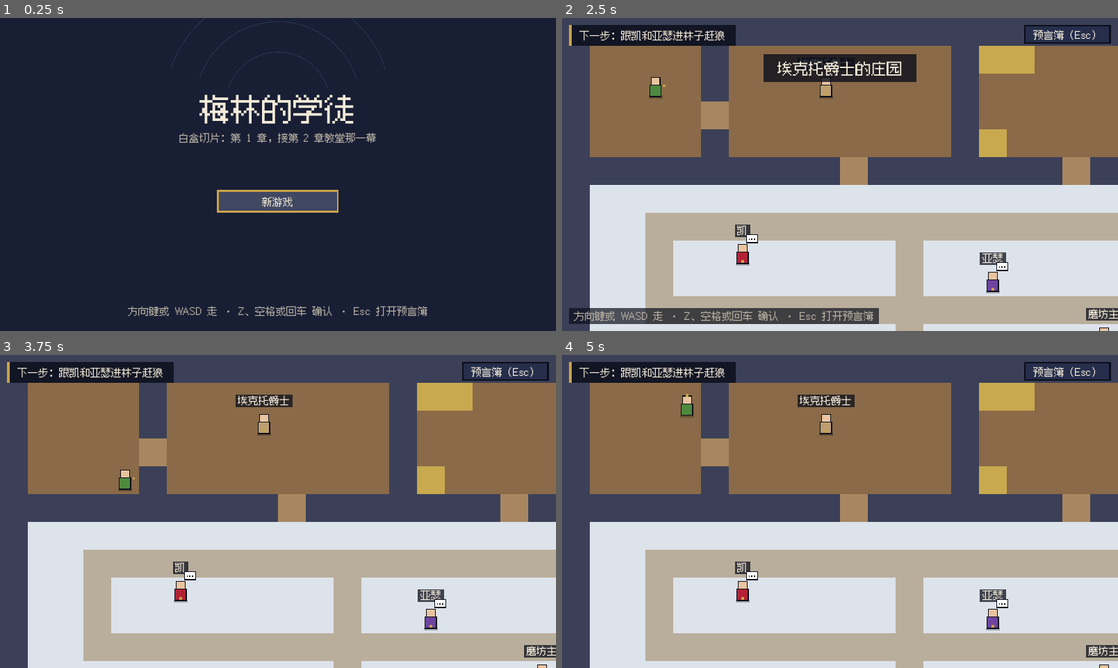
Above: before the commit, frames 1-4 (two rows, left to right).
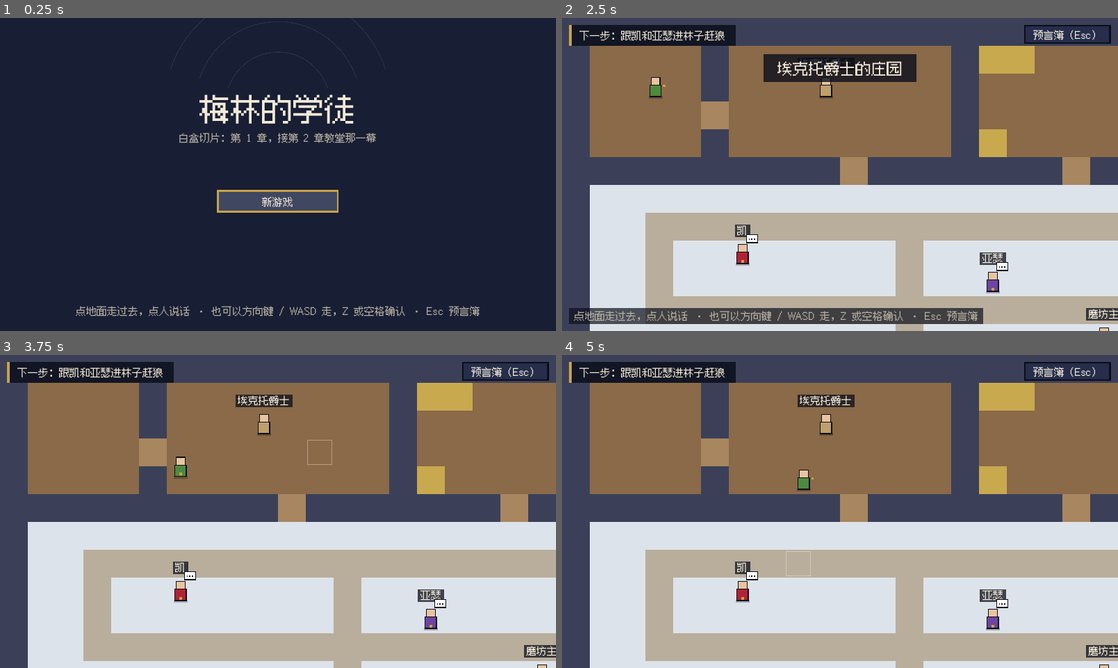
Above: after the commit, the same moments.

Repository: salt-byte/arthur-rpg
Game: Godot game, scene res://scenes/main.tscn
Same seed, same stepped clock (60 frames per second), same inputs: the game is played once before the commit and once after it.
Inputs (mouse positions are in pixels of both pictures, inside the frame that each line leads up to):
- Up to frame 1 (0.25 s): no input
- Up to frame 2 (2.5 s): click "预言簿（Esc）" at 0.5 s; click "新游戏" at 1.25 s; tap Enter (confirm) at 2 s; move the mouse to (962, 158) at 2.02 s; hold Right (move_right) from 2.03 s (still down); hold Enter (confirm) from 2.03 s (still down); click (962, 158) at 2.17 s; tap Space at 2.27 s
- Up to frame 3 (3.75 s): move the mouse to (166, 527) at 2.77 s; release Right (move_right) at 2.78 s; release Enter (confirm) at 2.78 s; hold Down (move_down) 2.78-3.53 s; tap Enter (confirm) at 2.85 s; click (166, 527) at 2.92 s; tap Space at 3.02 s; move the mouse to (333, 442) at 3.52 s; hold Right (move_right) from 3.53 s (still down); hold Enter (confirm) from 3.53 s (still down); tap Keypad Enter at 3.6 s; click (333, 442) at 3.67 s
- Up to frame 4 (5 s): move the mouse to (812, 574) at 4.27 s; release Right (move_right) at 4.28 s; release Enter (confirm) at 4.28 s; hold Up (move_up) from 4.28 s (still down); tap Z at 4.35 s; click (812, 574) at 4.42 s; tap Space at 4.52 s; tap Enter (confirm) at 4.55 s

The runs differ from the first frame. In frame 1, 1.3% of the frame differs, in the area x 13-87%, y 92-96%; in frame 2, 1.8%, in the area x 2-76%, y 92-98%; in frame 3, 0.3%; in frame 4, 0.3%.

Commit message:
点了有反应：地图点哪走哪、点人说话；战斗整列能点、选满自动开打
用户试玩反馈：点了没反应、回合应该自己结束。

Co-Authored-By: Claude Opus 5.5 <noreply@anthropic.com>
Claude-Session: https://claude.ai/code/session_01WhMn5RX2CXGXDcjqyesVnt

Diff:
--- a/content/strings/game_text.csv
+++ b/content/strings/game_text.csv
@@ -140,7 +140,7 @@
 ui_subtitle,白盒切片：第 1 章，接第 2 章教堂那一幕
 ui_new_game,新游戏
 ui_continue,继续
-ui_controls,方向键或 WASD 走 · Z、空格或回车 确认 · Esc 打开预言簿
+ui_controls,点地面走过去，点人说话 · 也可以方向键 / WASD 走，Z 或空格确认 · Esc 预言簿
 ui_next,下一步：{t}
 ui_book,预言簿
 ui_book_btn,预言簿（Esc）
@@ -167,8 +167,8 @@
 ui_mana,法力 {n}/{max}
 ui_end_turn,结束回合
 ui_clear,清空
-ui_queue_empty,给每个人选一个行动。选完血条上会显示打完剩多少；点「结束回合」才真的打出去。
-ui_pick_target,选一个目标（Esc 取消）
+ui_queue_empty,给每个人选一个行动，都选好就自动开打。选完血条上会先显示打完剩多少。
+ui_pick_target,点一个闪着金边的目标（Esc 取消）
 ui_no_mana,法力不够：要 {need} 点，还剩 {left} 点
 ui_no_interrupt,这回合没有敌人在蓄力或召唤
 ui_win,赢了
@@ -222,8 +222,8 @@
 st_charging,蓄力中
 ui_step1,① 看敌人头上的牌子
 ui_step2,② 给每人选一个行动
-ui_step3,③ 点「结束回合」
-ui_all_set,都排好了。点「结束回合」：你们按 ①②③ 先出手，然后敌人按牌子上的顺序出手。
+ui_step3,③ 你们先动，敌人后动
+ui_all_set,都选好了，马上开打：你们按 ①②③ 先出手，敌人再按牌子上的顺序出手。
 ui_plan_none,还没选
 ui_phase_ally,你们出手
 ui_phase_enemy,敌人出手
--- a/scripts/main.gd
+++ b/scripts/main.gd
@@ -188,7 +188,12 @@
 		"dialog":
 			if dbox.visible: dbox.handle(e)
 		"map":
-			if e.is_action_pressed("confirm"):
+			if e is InputEventMouseMotion:
+				world.hover_cell = world.cell_at_screen(e.position)
+			elif e is InputEventMouseButton and e.pressed and e.button_index == MOUSE_BUTTON_LEFT:
+				hud.show_controls = false
+				world.click_cell(world.cell_at_screen(e.position))
+			elif e.is_action_pressed("confirm"):
 				hud.show_controls = false
 				world.interact()
 			elif e.is_action_pressed("cancel"):
@@ -371,9 +376,11 @@
 	await _hold("move_down")
 	verify("input", world.player_cell != before, "按「下」以后学徒从 %s 走到 %s" % [before, world.player_cell])
 
-	# 找凯说话（按确认）
-	await _talk_npc("kay")
-	_expect(runner.visited("Kay"), "按确认和凯说话，跑了 Kay 节点")
+	# 找凯说话：鼠标点凯，学徒自己走过去开口
+	world.click_cell(_npc_cell("kay"))
+	await _until(func(): return runner.running, 20.0)
+	await _until(func(): return mode == "map" and not runner.running)
+	_expect(runner.visited("Kay"), "鼠标点凯：学徒走到他旁边，跑了 Kay 节点")
 	await _shot("map_manor")
 
 	# 进林子，碰上狼
@@ -469,7 +476,6 @@
 	battle_view._on_act("apprentice", "ward")
 	battle_view._on_target("kay")
 	await _shot("demo_3_all_planned")
-	battle_view._on_end_turn()
 	for i in 6:
 		await get_tree().create_timer(0.55).timeout
 		await _shot("demo_4_anim_%d" % i)
@@ -496,7 +502,7 @@
 	_plan("kay", "attack", "wolf_leader")
 	_plan("arthur", "attack", "wolf_leader")
 	_plan("apprentice", "ward", "kay")
-	battle_view._on_end_turn()
+	_expect(b.turn == 2, "三个人都排好就自动开打，进第 2 回合")
 	var texts := b.intents.map(func(it): return b.intent_text(it))
 	_expect("头狼 扑咬 → 亚瑟 5" in texts and "灰狼 咬 → 凯 3" in texts and "瘦狼 召唤 2" in texts,
 		"第 2 回合同时亮出「头狼 扑咬 → 亚瑟 5」「灰狼 咬 → 凯 3」「瘦狼 召唤 2」")
@@ -505,9 +511,8 @@
 	var arthur_hp: int = b.unit("arthur").hp
 	_plan("kay", "attack", "wolf_howler")
 	_plan("arthur", "attack", "wolf_howler")
+	await _shot("battle_planned")
 	_plan("apprentice", "ward", "arthur")
-	await _shot("battle_planned")
-	battle_view._on_end_turn()
 	var log_t := "\n".join(PackedStringArray(_last_report()))
 	_expect("瘦狼倒下，召唤作废" in log_t, "瘦狼在叫之前倒下，打印「瘦狼倒下，召唤作废」")
 	_expect(arthur_hp - b.unit("arthur").hp == 1, "亚瑟有护身，头狼那一口只挨 1 点")
@@ -515,7 +520,6 @@
 	_plan("kay", "attack", "wolf_leader")
 	_plan("arthur", "attack", "wolf_grey")
 	_plan("apprentice", "spark", "wolf_grey")
-	battle_view._on_end_turn()
 	_expect(b.result == "win" and b.turn == 3, "狼群 3 回合打赢（设计页 3–5 回合）")
 	await _shot("battle_win")
 	battle_view.end_btns[0].pressed.emit()
@@ -524,9 +528,8 @@
 	var b := battle_view.b
 	_expect(b.allies().size() == 1, "影子那一仗只有学徒一个人")
 	var first := b.intents.map(func(it): return b.intent_text(it))
-	# 第一次：不打断，第 2 回合挨 12 点倒下
+	# 第一次：不打断，第 2 回合挨 12 点倒下（只有一个人，排好就自动开打；第 2 回合什么都不排，点「结束回合」）
 	_plan("apprentice", "spark", "merlin_shadow")
-	battle_view._on_end_turn()
 	battle_view._on_end_turn()
 	var log_t := "\n".join(PackedStringArray(_last_report()))
 	_expect(b.result == "lose" and "梅林的影子 重劈 → 你：12 点" in log_t, "不打断：第 2 回合学徒挨 12 点、倒下")
@@ -537,24 +540,22 @@
 	_expect(first == again and b.turn == 1, "再来一次：第 1 回合的意图逐字一样（%s）" % ", ".join(PackedStringArray(again)))
 	# 第二次：第 1 回合打断
 	_plan("apprentice", "interrupt", "merlin_shadow")
-	battle_view._on_end_turn()
 	_expect("蓄力被打断，作废" in "\n".join(PackedStringArray(_last_report())), "第 1 回合打断：打印「蓄力……作废」")
 	_plan("apprentice", "spark", "merlin_shadow")
-	battle_view._on_end_turn()
 	_plan("apprentice", "interrupt", "merlin_shadow")
-	battle_view._on_end_turn()
 	_plan("apprentice", "spark", "merlin_shadow")
-	battle_view._on_end_turn()
 	_plan("apprentice", "spark", "merlin_shadow")
-	battle_view._on_end_turn()
 	_expect(b.result == "win", "打断两次、星火三次，5 回合打赢影子（第 %d 回合）" % b.turn)
 	battle_view.end_btns[0].pressed.emit()
 
 var _report_seen := []
 func _plan(who: String, act: String, target := "") -> void:
+	var b := battle_view.b
+	var turn0 := b.turn
 	battle_view._on_act(who, act)
 	if target != "": battle_view._on_target(target)
-	if battle_view.b.planned(who) == null:
+	# 排进去了，或者这一下排满了、已经自动开打（回合往前走了 / 分出胜负）
+	if b.planned(who) == null and b.turn == turn0 and b.result == "":
 		_expect(false, "排不进去：%s %s → %s" % [who, act, target])
 
 func _last_report() -> Array:
@@ -623,40 +624,10 @@
 
 ## 白盒用的寻路：只走空地，不踩出口、触发格和敌人，除非那就是终点
 func _path(t: Vector2i, adjacent: bool) -> Array:
-	var start := world.player_cell
-	var avoid := {}
-	for e in world.A.get("exits", []): avoid[Vector2i(int(e.cell[0]), int(e.cell[1]))] = true
-	for tr_ in world.A.get("triggers", []):
-		if cond(tr_.get("cond", "")): avoid[Vector2i(int(tr_.cell[0]), int(tr_.cell[1]))] = true
-	for s in world.spawns_here(): avoid[Vector2i(int(s.cell[0]), int(s.cell[1]))] = true
-	var goal := {}
-	if adjacent:
-		for d in World.DIRS.values(): goal[t + d] = true
-	else:
-		goal[t] = true
-	var prev := {start: start}
-	var q := [start]
-	var found = null
-	while not q.is_empty():
-		var c: Vector2i = q.pop_front()
-		if goal.has(c):
-			found = c
-			break
-		for d in World.DIRS.values():
-			var n: Vector2i = c + d
-			if prev.has(n) or world.blocked(n) or n.x < 0 or n.y < 0 or n.x >= world.W or n.y >= world.H: continue
-			if avoid.has(n) and not goal.has(n): continue
-			prev[n] = c
-			q.append(n)
-	if found == null:
-		_expect(false, "%s 里走不到 %s 旁边" % [world.area, t])
-		return []
-	var path := []
-	var c: Vector2i = found
-	while c != start:
-		path.push_front(c)
-		c = prev[c]
-	return path
+	var p := world.path_to(t, adjacent)
+	if p.is_empty() and not world._at_goal(t, adjacent):
+		_expect(false, "%s 里走不到 %s%s" % [world.area, t, " 旁边" if adjacent else ""])
+	return p
 
 func _press(action: String) -> void:
 	var ev := InputEventAction.new()
--- a/scripts/ui/battle_view.gd
+++ b/scripts/ui/battle_view.gd
@@ -148,6 +148,7 @@
 			if q != null and q.act == a:
 				_style_selected(bt)
 			bt.set_meta("hint", _act_hint(u.uid, a))
+			bt.set_meta("who", u.uid)
 			bt.focus_entered.connect(_set_hint.bind(bt))
 			bt.mouse_entered.connect(_set_hint.bind(bt))
 			act_btns.append(bt)
@@ -165,7 +166,7 @@
 		var focus: Button = _end_btn if _all_planned() else null
 		if focus == null:
 			for bt in act_btns:
-				if not bt.disabled:
+				if not bt.disabled and b.planned(bt.get_meta("who", "")) == null:
 					focus = bt
 					break
 		if focus: focus.grab_focus.call_deferred()
@@ -189,11 +190,18 @@
 	sb.content_margin_right = 12
 	bt.add_theme_stylebox_override("normal", sb)
 
+## 点选区域：敌人从头顶的牌子到血条整列都能点；我方从头顶到血条
+func _hit_rect(uid: String, p: Vector2) -> Rect2:
+	if b.unit(uid).side == "enemy":
+		return Rect2(p + Vector2(-68, -200), Vector2(136, 284))
+	return Rect2(p + Vector2(-80, -170), Vector2(160, 254))
+
 func _unit_button(uid: String, p: Vector2) -> void:
 	var bt := Button.new()
 	bt.flat = true
-	bt.position = p + Vector2(-52, -128)
-	bt.size = Vector2(104, 132)
+	var hr := _hit_rect(uid, p)
+	bt.position = hr.position
+	bt.size = hr.size
 	bt.focus_mode = Control.FOCUS_ALL
 	var empty := StyleBoxEmpty.new()
 	var ring := StyleBoxFlat.new()
@@ -241,13 +249,15 @@
 	if kind == "":
 		b.plan(uid, a)
 		_rebuild()
+		_maybe_auto_end()
 		return
 	targeting = {"who": uid, "act": a}
 	var valid := b.valid_targets(a)
 	for k in unit_btn:
 		unit_btn[k].disabled = not (k in valid)
 	for bt in act_btns: bt.disabled = true
-	hint = UIKit.t("ui_pick_target")
+	_end_btn.disabled = true
+	hint = "%s · %s：%s" % [b.unit(uid).name, _act_label(a).split("  ")[0], UIKit.t("ui_pick_target")]
 	_refresh_hint()
 	if not valid.is_empty(): unit_btn[valid[0]].grab_focus()
 	stage.queue_redraw()
@@ -257,6 +267,18 @@
 	b.plan(targeting.who, targeting.act, uid)
 	targeting = {}
 	_rebuild()
+	_maybe_auto_end()
+
+## 活着的人都排好了，就自动开打（用户：「结束回合这些不是应该它自己结束吗」）。
+## 「结束回合」按钮留着，给只想让一部分人动的时候用。
+func _maybe_auto_end() -> void:
+	if mode != "plan" or not _all_planned(): return
+	if auto:
+		_on_end_turn()
+		return
+	await _wait(0.5)
+	if mode == "plan" and _all_planned():
+		_on_end_turn()
 
 func cancel_target() -> void:
 	if targeting.is_empty(): return
@@ -418,6 +440,12 @@
 	for it in intents:
 		if b.unit(it.uid) == null: continue
 		_intent_plate(it, _pos_of(it.uid))
+	if not targeting.is_empty():
+		var pulse := 0.5 + 0.5 * sin(_t * 7.0)
+		for uid in b.valid_targets(targeting.act):
+			var r := _hit_rect(uid, _pos_of(uid))
+			ci.draw_rect(r, Color(UIKit.GOLD, 0.12 + 0.12 * pulse))
+			ci.draw_rect(r, Color(UIKit.GOLD, 0.6 + 0.4 * pulse), false, 4.0)
 	for f in _floats:
 		if f.t < 0.0: continue
 		var p := _pos_of(f.uid) + Vector2(0, -40 - f.t * 50.0)
--- a/scripts/world.gd
+++ b/scripts/world.gd
@@ -29,6 +29,8 @@
 var player: Node2D
 var _t := 0.0
 var _last_trigger := Vector2i(-1, -1)
+var hover_cell := Vector2i(-1, -1)   # 鼠标停在哪一格
+var _walk_id := 0                    # 点地面走路：新的一下点击取消上一条路
 
 func _ready() -> void:
 	M = Data.t("maps")
@@ -142,6 +144,7 @@
 
 func _has_glow() -> bool:
 	if area == "": return false
+	if hover_cell.x >= 0: return true
 	for w in Data.t("overworld").get("water_spots", []):
 		if w.area == area and water_glows(w): return true
 	return not markers().is_empty()
@@ -173,6 +176,86 @@
 		moving = false
 		_arrive(n))
 	return true
+
+## 屏幕上的一点是地图上的哪一格
+func cell_at_screen(pos: Vector2) -> Vector2i:
+	var wp := get_canvas_transform().affine_inverse() * pos
+	return Vector2i(floori(wp.x / cs), floori(wp.y / cs))
+
+## 能不能点：人、发光或不发光的水面、敌人，算「点了有事」
+func clickable(c: Vector2i) -> bool:
+	return npc_at(c) != null or water_at(c) != null or spawn_at(c) != null
+
+## 鼠标或手指点了地图上的一格：空地就走过去；人和水面走到旁边再说话 / 看；敌人走到旁边就开打
+func click_cell(c: Vector2i) -> void:
+	if c.x < 0 or c.y < 0 or c.x >= W or c.y >= H: return
+	_walk_id += 1
+	var my := _walk_id
+	var kind := ""
+	if npc_at(c) != null or water_at(c) != null: kind = "talk"
+	elif spawn_at(c) != null: kind = "fight"
+	elif blocked(c): return
+	var path := path_to(c, kind != "")
+	for n in path:
+		while moving: await get_tree().process_frame
+		if my != _walk_id or not main.can_move(): return
+		if not step(n - player_cell): return
+	while moving: await get_tree().process_frame
+	if my != _walk_id or not main.can_move() or kind == "": return
+	var d := c - player_cell
+	if absi(d.x) + absi(d.y) != 1: return
+	if kind == "fight":
+		step(d)
+	else:
+		facing = d
+		player.queue_redraw()
+		interact()
+
+## 寻路：只走空地；出口、敌人、触发格只在它就是终点时才踩（触发格挡住唯一的路时也踩，比如阁楼门口）
+func path_to(t: Vector2i, adjacent: bool) -> Array:
+	var p := _bfs(t, adjacent, true)
+	if p.is_empty() and not _at_goal(t, adjacent): p = _bfs(t, adjacent, false)
+	return p
+
+func _at_goal(t: Vector2i, adjacent: bool) -> bool:
+	var d := t - player_cell
+	return (absi(d.x) + absi(d.y) == 1) if adjacent else (d == Vector2i.ZERO)
+
+func _bfs(t: Vector2i, adjacent: bool, avoid_triggers: bool) -> Array:
+	var start := player_cell
+	var avoid := {}
+	for e in A.get("exits", []): avoid[Vector2i(int(e.cell[0]), int(e.cell[1]))] = true
+	if avoid_triggers:
+		for tr_ in A.get("triggers", []):
+			if main.cond(tr_.get("cond", "")): avoid[Vector2i(int(tr_.cell[0]), int(tr_.cell[1]))] = true
+	for s in spawns_here(): avoid[Vector2i(int(s.cell[0]), int(s.cell[1]))] = true
+	var goal := {}
+	if adjacent:
+		for d in DIRS.values(): goal[t + d] = true
+	else:
+		goal[t] = true
+	if goal.has(start): return []
+	var prev := {start: start}
+	var q := [start]
+	var found = null
+	while not q.is_empty():
+		var c: Vector2i = q.pop_front()
+		if goal.has(c):
+			found = c
+			break
+		for d in DIRS.values():
+			var n: Vector2i = c + d
+			if prev.has(n) or n.x < 0 or n.y < 0 or n.x >= W or n.y >= H or blocked(n): continue
+			if avoid.has(n) and not goal.has(n): continue
+			prev[n] = c
+			q.append(n)
+	if found == null: return []
+	var path := []
+	var c: Vector2i = found
+	while c != start:
+		path.push_front(c)
+		c = prev[c]
+	return path
 
 ## 测试和传送用：直接站到某一格
 func place(c: Vector2i, face := Vector2i(0, 1)) -> void:
@@ -317,6 +400,12 @@
 			_name_tag(nm, c + Vector2(0, -cs * 0.72), UIKit.CREAM)
 		if n.get("node", "") != "" and not main.runner.visited(n.node):
 			_bubble(c + Vector2(cs * 0.34, -cs * 0.5))
+	if hover_cell.x >= 0 and main != null and main.mode == "map":
+		var hr := Rect2(hover_cell.x * cs, hover_cell.y * cs, cs, cs)
+		if clickable(hover_cell):
+			draw_rect(hr.grow(-2), UIKit.GOLD, false, 4.0)
+		elif not blocked(hover_cell):
+			draw_rect(hr.grow(-4), Color(1, 1, 1, 0.35), false, 2.0)
 	# 任务标记：金色的倒三角，上下浮动
 	for m in markers():
 		var c := _px(m) + Vector2(0, -cs * 0.9 + sin(_t * 4.0) * 5.0)
Not shown, changed: DEVLOG.md
Not shown, changed: docs/index.pck
